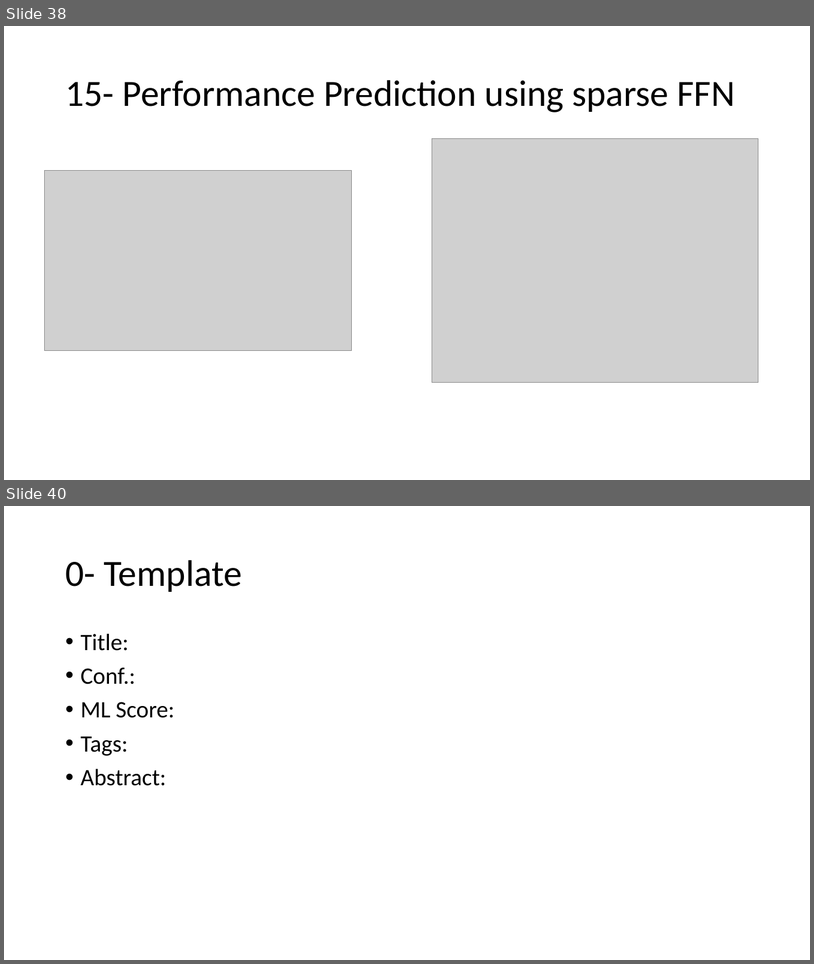
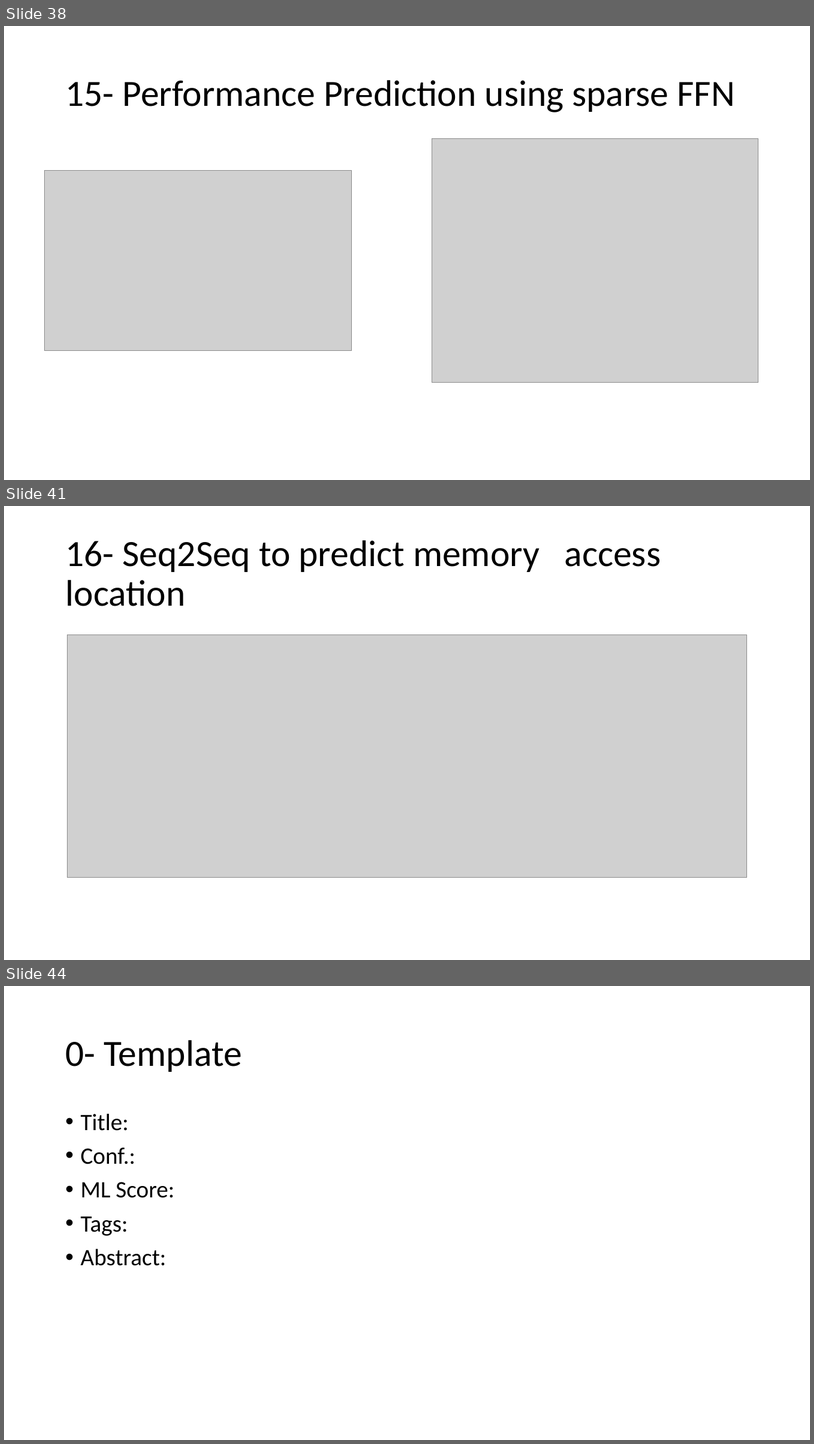
Before and after one commit to AhmadM-DL/SEML, a slide deck: SEML.pptx. Shown one above the other, each under a label of ours: slides 38 and 40 before the commit, slides 38, 41 and 44 after it; the slides between them are not shown. The pictures are 814x964 and 814x1444 pixels, drawn with LibreOffice and Linux fonts; fonts in the diff are those of the drawing; grey boxes stand for pictures. Boxes give left, top, right and bottom in pixels: in the first picture for what was removed or moved away, otherwise in the second. Text is boxed around its words. In the diff, an @@ line names an element or a change of style, - is before the commit and + after.

```diff
--- a/SEML.pptx
+++ b/SEML.pptx
@@ slide 41 added at bbox=[4, 506, 810, 960], background #FFFFFF @@
@@ title added at bbox=[65, 540, 661, 606], 44 pt, text #000000 @@
+16- Seq2Seq to predict memory access location
@@ picture added at bbox=[68, 635, 747, 877] @@
@@ what was slide 40 is now slide 44 @@
```
Also in this commit, not shown: 1 slide changed, 19 other slides added.
